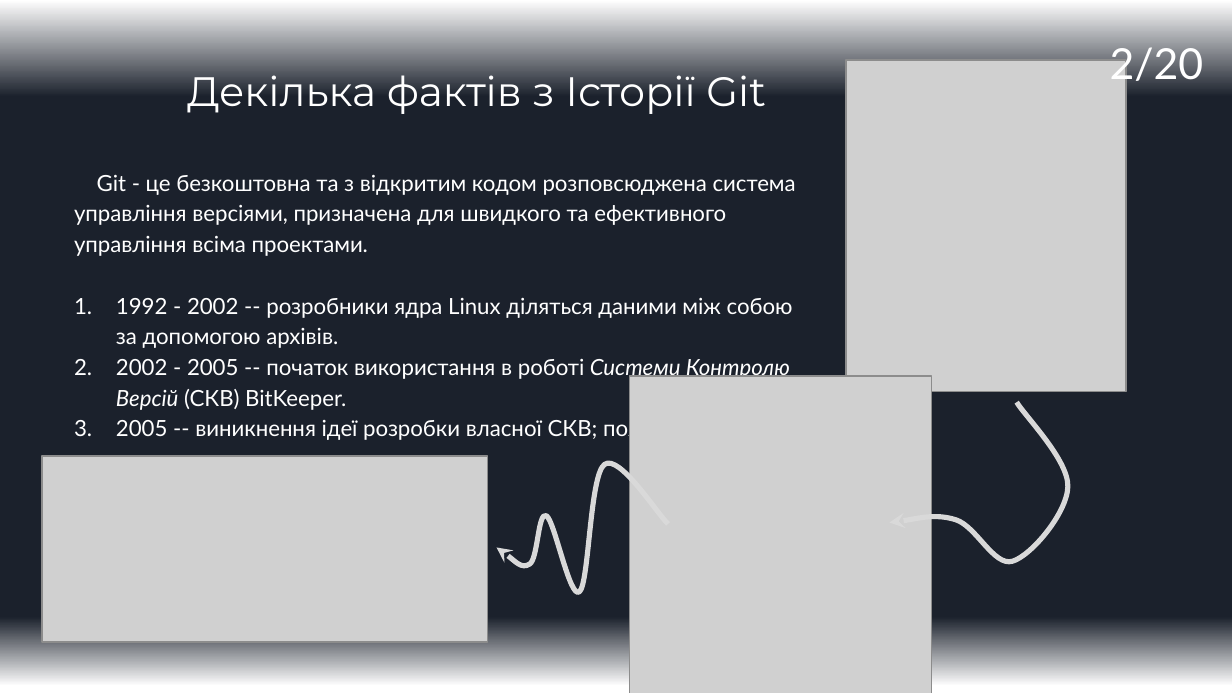
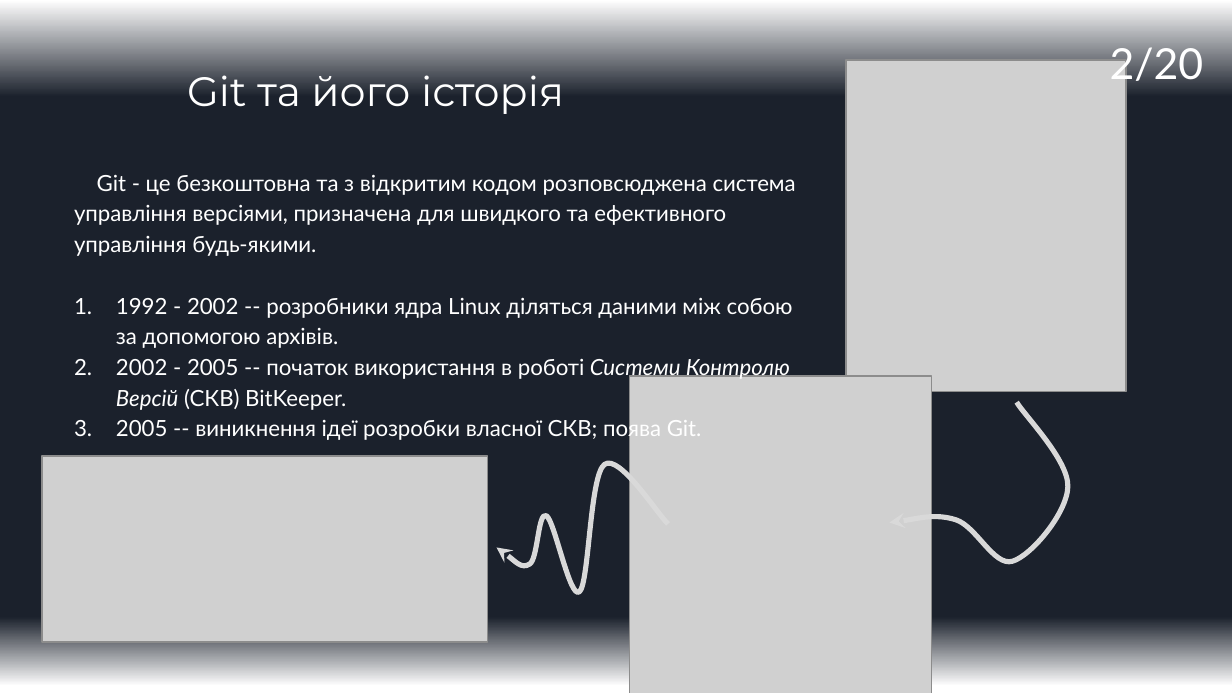
Before and after one commit to ValueOverStatic/IT-carrer-Seminars, a slide deck: slide 2 of Seminar1_Github_v02.pptx. Drawn at 1232x693 pixels with LibreOffice and Linux fonts; fonts in the diff are those of the drawing; grey boxes stand for pictures. Boxes give left, top, right and bottom in pixels: in the first picture for what was removed or moved away, otherwise in the second. Text is boxed around its words. In the diff, an @@ line names an element or a change of style, - is before the commit and + after.

```diff
--- a/Seminar1_Github_v02.pptx
+++ b/Seminar1_Github_v02.pptx
@@ title at (x1=187, y1=66, x2=564, y2=114): text changed @@
-Декілька фактів з Історії Git
+Git та його історія
@@ text at (x1=74, y1=174, x2=796, y2=256): text changed @@
-Git - це безкоштовна та з відкритим кодом розповсюджена система управління версіями, призначена для швидкого та ефективного управління всіма проектами.
+Git - це безкоштовна та з відкритим кодом розповсюджена система управління версіями, призначена для швидкого та ефективного управління будь-якими.
```
Also in this commit, not shown: 6 other slides changed.
